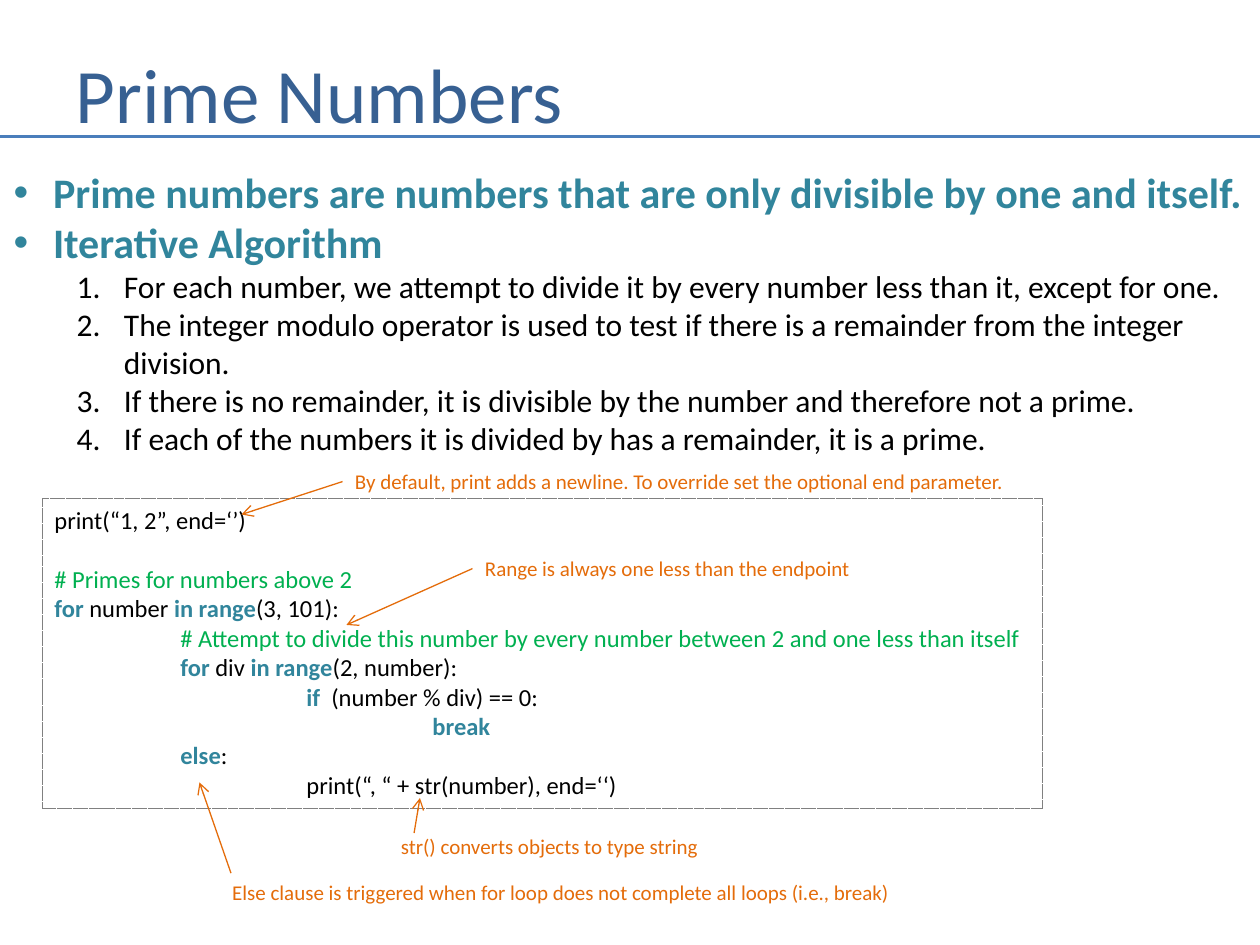
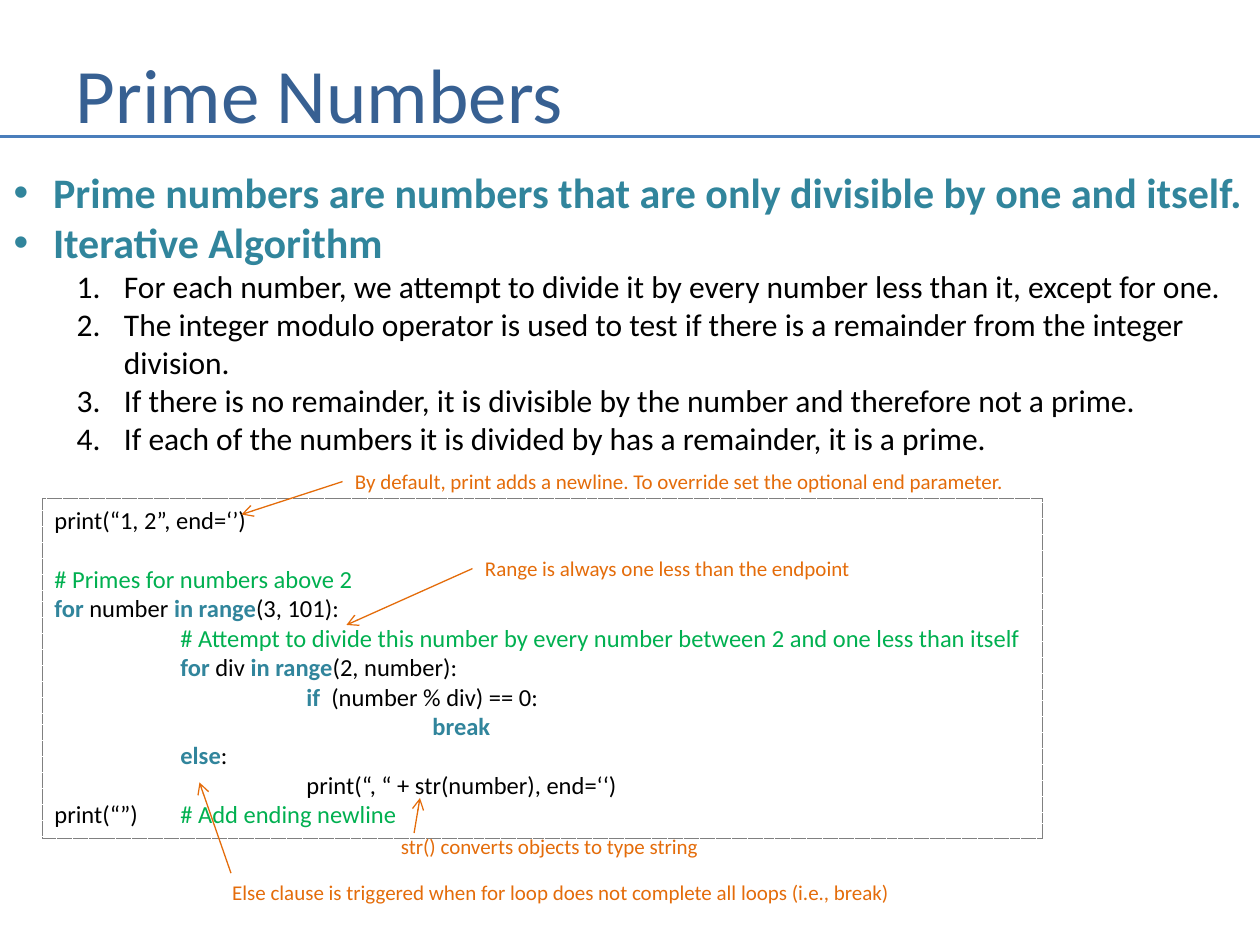
Before and after one commit to andrewferlitsch/Portland-Data-Science-Group, a slide deck: slide 4 of Presentations/Whiteboarding.pptx. Drawn at 1260x945 pixels with LibreOffice and Linux fonts; fonts in the diff are those of the drawing. Boxes give left, top, right and bottom in pixels: in the first picture for what was removed or moved away, otherwise in the second. Text is boxed around its words. In the diff, an @@ line names an element or a change of style, - is before the commit and + after.

Commit message:
clean prime example

```diff
--- a/Presentations/Whiteboarding.pptx
+++ b/Presentations/Whiteboarding.pptx
@@ rectangle "print(“1, 2”, end=‘’)": place and size @@
-rectangle "print(“1, 2”, end=‘’)" at [42, 499, 1042, 809]
+rectangle "print(“1, 2”, end=‘’)" at [42, 499, 1042, 838]
@@ text in rectangle at [54, 803, 396, 829]: paragraph added @@
+print(“”) # Add ending newline
```
Also in this commit, not shown: 3 other slides changed, 2 other files.
